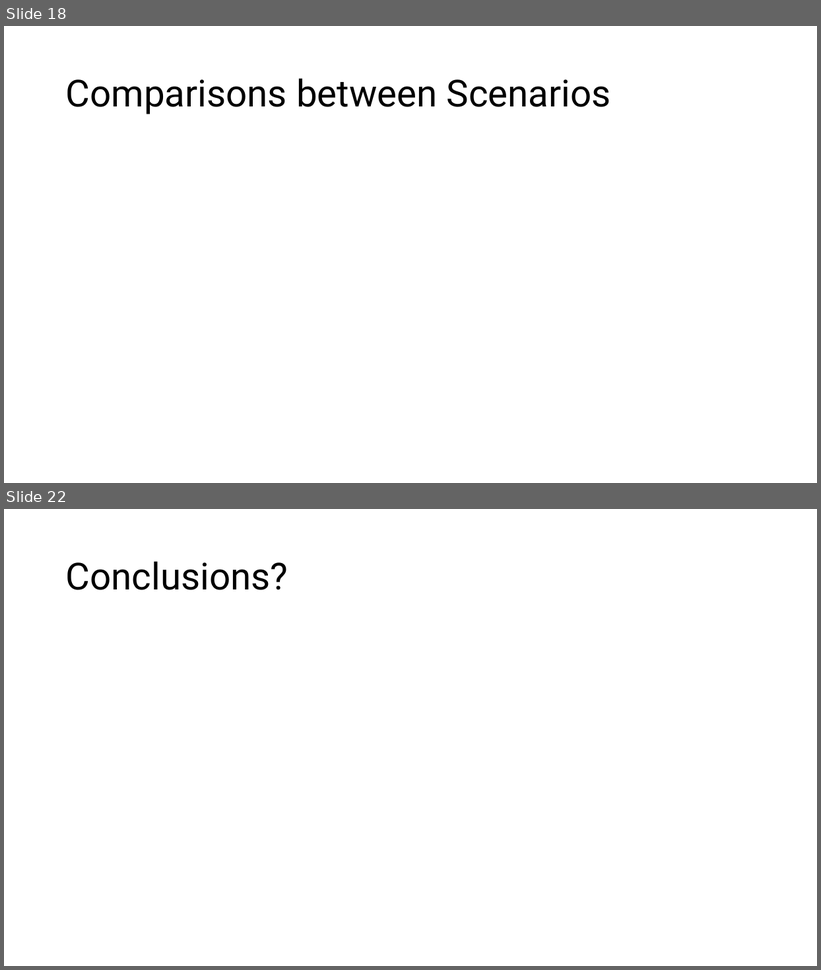
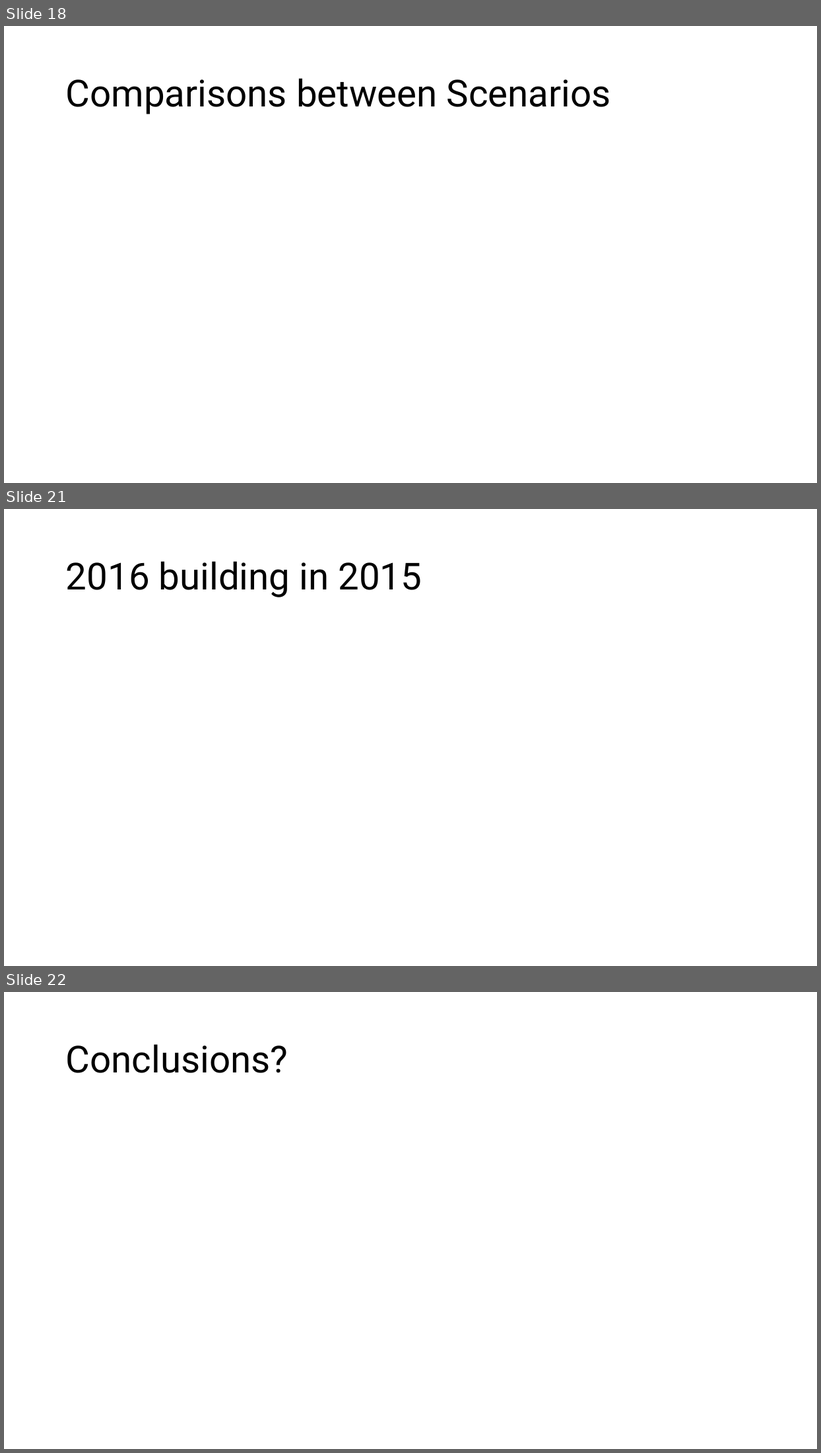
Before and after one commit to eyjomoin/Modeling-buildings-and-their-heating-systems, a slide deck: presentation/heat.pptx. Shown one above the other, each under a label of ours: slides 18 and 22 before the commit, slides 18, 21 and 22 after it; the slides between them are not shown. The pictures are 821x970 and 821x1453 pixels, drawn with LibreOffice and Linux fonts; fonts in the diff are those of the drawing. Boxes give left, top, right and bottom in pixels: in the first picture for what was removed or moved away, otherwise in the second. Text is boxed around its words. In the diff, an @@ line names an element or a change of style, - is before the commit and + after.

```diff
--- a/presentation/heat.pptx
+++ b/presentation/heat.pptx
@@ slide 21 added at bbox=[4, 509, 817, 966], background #FFFFFF @@
@@ title added at bbox=[66, 561, 422, 597], 44 pt, text #000000 @@
+2016 building in 2015
```
Also in this commit, not shown: 2 slides changed, 2 other slides added, 3 slides removed, 2 other files.
